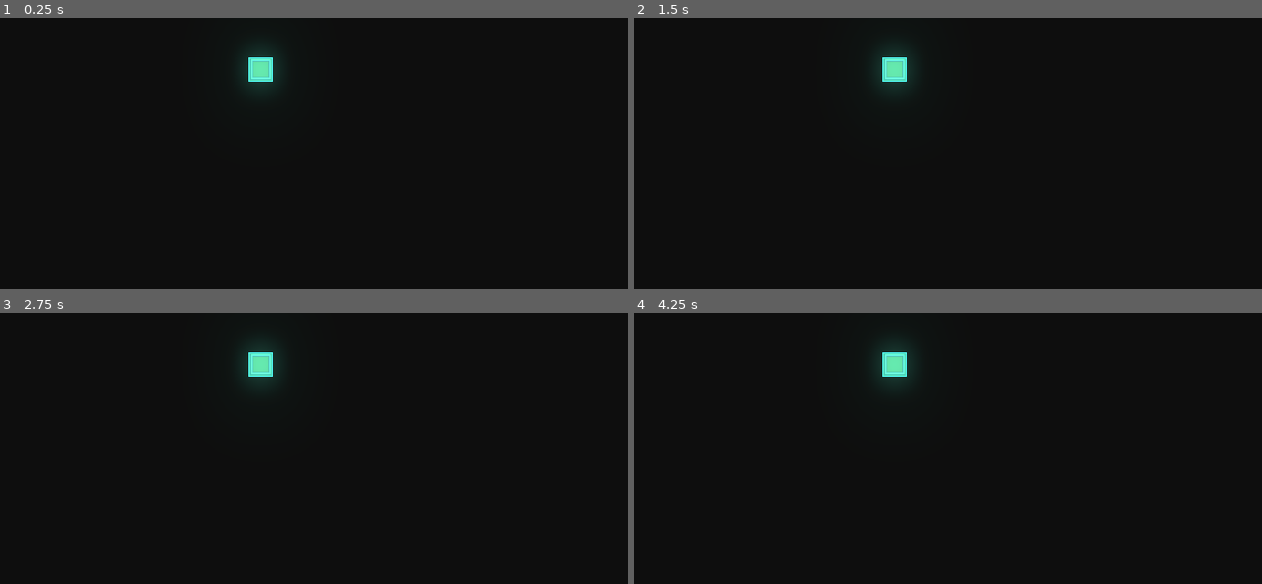
Above: before the commit, frames 1-4 (two rows, left to right).
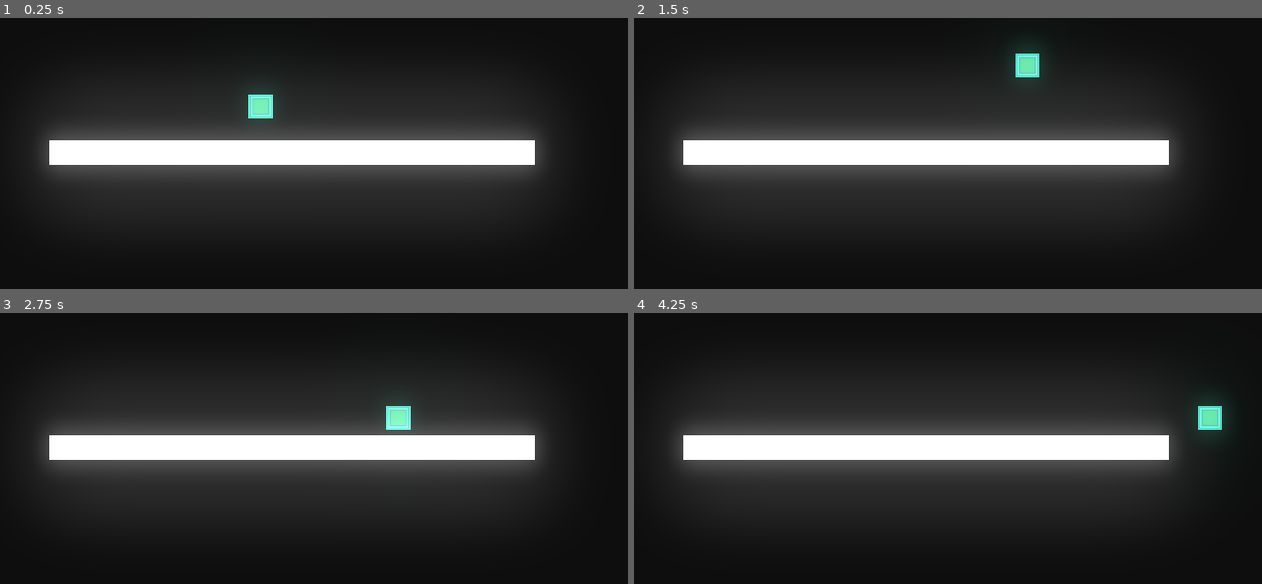
Above: after the commit, the same moments.

Repository: Ludermis/SquareDude
Game: Godot game, scene res://Level1.tscn
Same seed, same stepped clock (60 frames per second), same inputs: the game is played once before the commit and once after it. This scene is started directly instead of the project's main scene.
Inputs:
- Up to frame 1 (0.25 s): no input
- Up to frame 2 (1.5 s): hold W (up, bound only after the commit) 0.53-1.28 s; hold D (right, bound only after the commit) from 0.53 s (still down); tap W (up, bound only after the commit) at 1.35 s
- Up to frame 3 (2.75 s): tap W (up, bound only after the commit) at 1.52, 1.82 s; release D (right, bound only after the commit) at 2.03 s; hold A (left, bound only after the commit) from 2.03 s (still down); hold W (up, bound only after the commit) from 2.03 s (still down)
- Up to frame 4 (4.25 s): release A (left, bound only after the commit) at 2.78 s; release W (up, bound only after the commit) at 2.78 s; hold D (right, bound only after the commit) from 2.78 s (still down); tap W (up, bound only after the commit) at 2.85, 3.02, 3.32 s; hold W (up, bound only after the commit) from 3.53 s (still down)

The runs differ from the first frame. In frame 1, 30% of the frame differs, in the area x 5-88%, y 13-70%; in frame 2, 31%, in the area x 5-88%, y 9-70%; in frame 3, 30%; in frame 4, 30%.

Commit message:
Lynext
Level 1 geliştirmeleri
Player Updateleri

Diff:
--- a/Level1.tscn
+++ b/Level1.tscn
@@ -1,6 +1,6 @@
-[gd_scene load_steps=6 format=2]
+[gd_scene load_steps=4 format=2]
 
-[ext_resource path="res://player.png" type="Texture" id=1]
+[ext_resource path="res://Player.tscn" type="PackedScene" id=1]
 [ext_resource path="res://box.png" type="Texture" id=2]
 
 [sub_resource type="Environment" id=1]
@@ -10,12 +10,6 @@
 glow_blend_mode = 0
 glow_bicubic_upscale = true
 
-[sub_resource type="CanvasItemMaterial" id=3]
-blend_mode = 1
-
-[sub_resource type="RectangleShape2D" id=2]
-extents = Vector2( 31.9851, 32.0015 )
-
 [node name="Node2D" type="Node2D"]
 
 [node name="WorldEnvironment" type="WorldEnvironment" parent="."]
@@ -23,19 +17,24 @@
 
 [node name="Background" type="Sprite" parent="."]
 modulate = Color( 0.0470588, 0.0470588, 0.0470588, 1 )
-position = Vector2( 960, 540 )
+position = Vector2( 876.9, 808.368 )
 scale = Vector2( 30, 16.875 )
 texture = ExtResource( 2 )
+offset = Vector2( 2.76999, -15.9033 )
 
-[node name="Player" type="KinematicBody2D" parent="."]
-material = SubResource( 3 )
-position = Vector2( 836.854, 502.113 )
-
-[node name="Sprite" type="Sprite" parent="Player"]
-texture = ExtResource( 1 )
-
-[node name="CollisionShape2D" type="CollisionShape2D" parent="Player"]
-shape = SubResource( 2 )
+[node name="Player" parent="." instance=ExtResource( 1 )]
 
 [node name="Camera2D" type="Camera2D" parent="."]
 anchor_mode = 0
+
+[node name="Floor" type="StaticBody2D" parent="."]
+position = Vector2( 893.063, 720.811 )
+
+[node name="Sprite" type="Sprite" parent="Floor"]
+scale = Vector2( 19.9462, 1 )
+texture = ExtResource( 2 )
+offset = Vector2( 1.26637, 0 )
+
+[node name="CollisionPolygon2D" type="CollisionPolygon2D" parent="Floor"]
+visible = false
+polygon = PoolVector2Array( -613.034, -31.9851, 663.593, -32.1291, 663.728, 31.8566, -612.983, 31.8928 )
--- /dev/null
+++ b/Player.gd
@@ -0,0 +1,22 @@
+extends KinematicBody2D
+
+var velocity = Vector2.ZERO
+var jumpHeight = 1024
+var acceleration = 64
+var maxSpeed = 384
+
+func _ready():
+	pass
+
+func _process(delta):
+	velocity += Vars.gravity
+	if Input.is_action_pressed('right'):
+		velocity.x = min(velocity.x + acceleration, maxSpeed)
+	elif Input.is_action_pressed('left'):
+		velocity.x = max(velocity.x - acceleration, -maxSpeed)
+	else:
+		velocity.x = lerp(velocity.x,0,Vars.friction)
+
+	if Input.is_action_pressed('up') && is_on_floor():
+		velocity.y = -jumpHeight
+	velocity = move_and_slide(velocity,Vector2.UP)
--- /dev/null
+++ b/Player.tscn
@@ -0,0 +1,22 @@
+[gd_scene load_steps=5 format=2]
+
+[ext_resource path="res://player.png" type="Texture" id=1]
+[ext_resource path="res://Player.gd" type="Script" id=2]
+
+[sub_resource type="CanvasItemMaterial" id=1]
+blend_mode = 1
+
+[sub_resource type="RectangleShape2D" id=2]
+extents = Vector2( 31.9851, 32.0015 )
+
+[node name="Player" type="KinematicBody2D"]
+material = SubResource( 1 )
+position = Vector2( 836.854, 502.113 )
+script = ExtResource( 2 )
+
+[node name="Sprite" type="Sprite" parent="."]
+texture = ExtResource( 1 )
+
+[node name="CollisionShape2D" type="CollisionShape2D" parent="."]
+visible = false
+shape = SubResource( 2 )
--- /dev/null
+++ b/Vars.gd
@@ -0,0 +1,11 @@
+extends Node
+
+var gravity = Vector2(0,98 / 2)
+var friction = 0.2
+
+func _ready():
+	pass
+
+
+func _process(delta):
+	pass
--- a/project.godot
+++ b/project.godot
@@ -19,6 +19,10 @@
 run/main_scene="res://MainMenuScene.tscn"
 config/icon="res://icon.png"
 
+[autoload]
+
+Vars="*res://Vars.gd"
+
 [display]
 
 window/size/width=1920
@@ -29,6 +33,29 @@
 window/stretch/mode="2d"
 window/stretch/aspect="keep"
 
+[input]
+
+up={
+"deadzone": 0.5,
+"events": [ Object(InputEventKey,"resource_local_to_scene":false,"resource_name":"","device":0,"alt":false,"shift":false,"control":false,"meta":false,"command":false,"pressed":false,"scancode":87,"unicode":0,"echo":false,"script":null)
+ ]
+}
+left={
+"deadzone": 0.5,
+"events": [ Object(InputEventKey,"resource_local_to_scene":false,"resource_name":"","device":0,"alt":false,"shift":false,"control":false,"meta":false,"command":false,"pressed":false,"scancode":65,"unicode":0,"echo":false,"script":null)
+ ]
+}
+right={
+"deadzone": 0.5,
+"events": [ Object(InputEventKey,"resource_local_to_scene":false,"resource_name":"","device":0,"alt":false,"shift":false,"control":false,"meta":false,"command":false,"pressed":false,"scancode":68,"unicode":0,"echo":false,"script":null)
+ ]
+}
+down={
+"deadzone": 0.5,
+"events": [ Object(InputEventKey,"resource_local_to_scene":false,"resource_name":"","device":0,"alt":false,"shift":false,"control":false,"meta":false,"command":false,"pressed":false,"scancode":83,"unicode":0,"echo":false,"script":null)
+ ]
+}
+
 [rendering]
 
 environment/default_clear_color=Color( 0, 0, 0, 1 )
